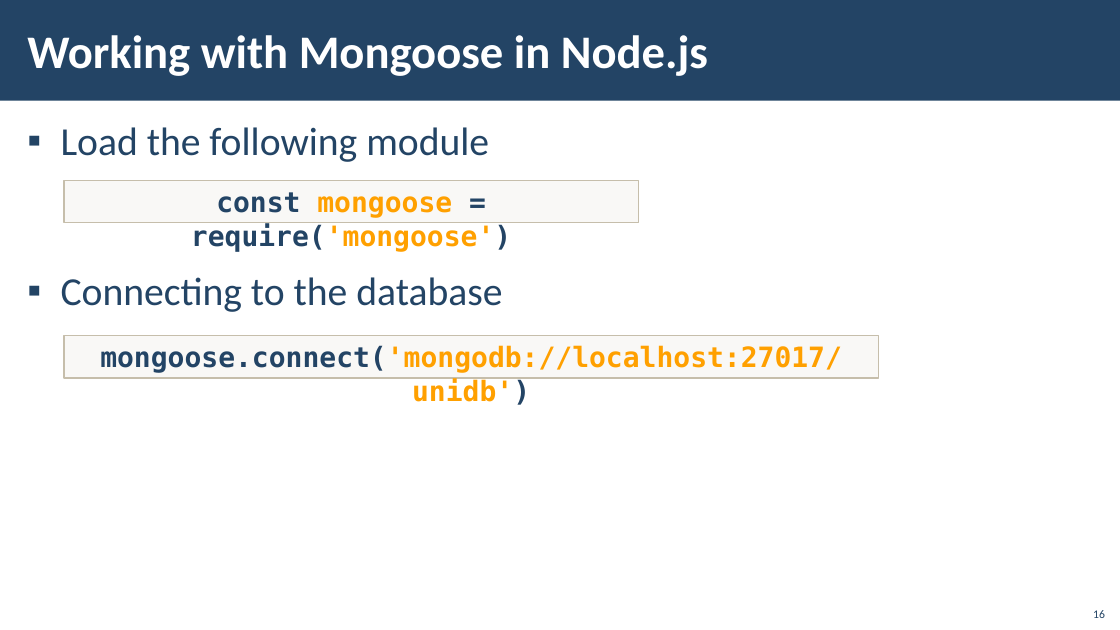
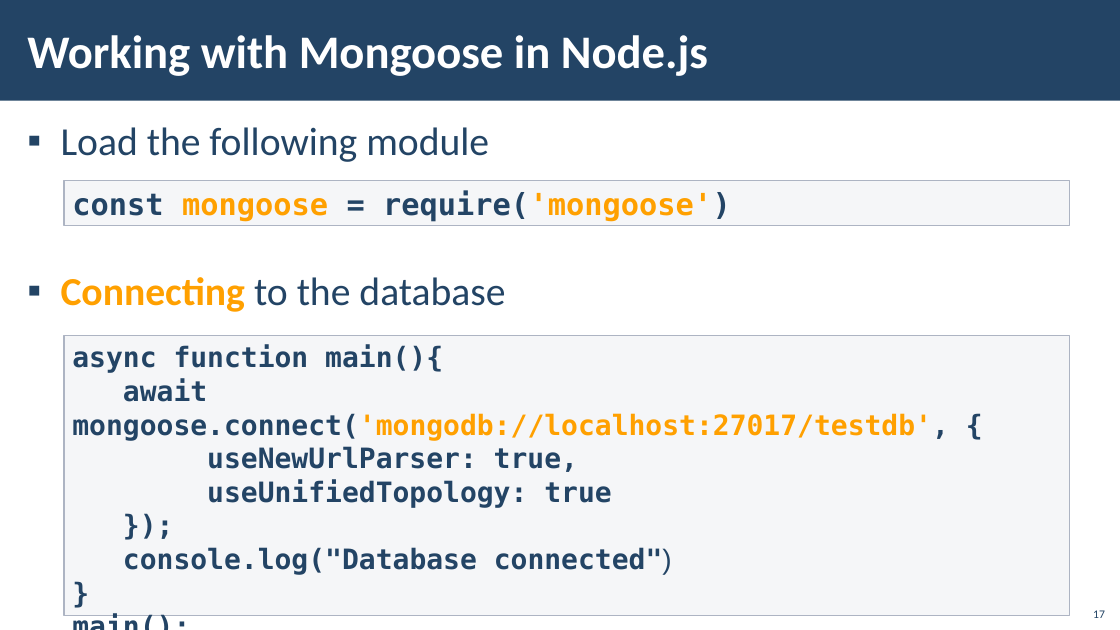
Before and after one commit to ErayErol/Software-University-Courses, a slide deck: slide 17 of 2021.09 - [ JS Back End ]/05 - [ NoSQL And MongoDB ]/00 - [ Resources ]/Presentation.pptx (slide 16 before the commit). Drawn at 1120x630 pixels with LibreOffice and Linux fonts; fonts in the diff are those of the drawing; background and template pictures are left out. Boxes give left, top, right and bottom in pixels: in the first picture for what was removed or moved away, otherwise in the second. Text is boxed around its words. In the diff, an @@ line names an element or a change of style, - is before the commit and + after.

```diff
--- a/2021.09 - [ JS Back End ]/05 - [ NoSQL And MongoDB ]/00 - [ Resources ]/Presentation.pptx
+++ b/2021.09 - [ JS Back End ]/05 - [ NoSQL And MongoDB ]/00 - [ Resources ]/Presentation.pptx
@@ rectangle "const mongoose = require('mongoose')": place and size @@
-rectangle "const mongoose = require('mongoose')" at [64, 181, 639, 223]
+rectangle "const mongoose = require('mongoose')" at [64, 181, 1070, 226]
@@ rectangle "const mongoose = require('mongoose')" at [64, 181, 1070, 226]: size 24 to 26 pt; alignment centre to left; fill #D9D4C6 at 15% opacity to #C2C7D2 at 15% opacity; outline #C6BEAB 1 pt to #ADB4C3 1 pt @@
@@ text at [61, 277, 505, 312]: text colour #234465 to #FFA000, bold on in "Connecting" @@
@@ rectangle "async function main(){": place and size @@
-rectangle "async function main(){" at [64, 336, 878, 378]
+rectangle "async function main(){" at [64, 336, 1070, 616]
@@ rectangle "async function main(){" at [64, 336, 1070, 616]: fill #D9D4C6 at 15% opacity to #C2C7D2 at 15% opacity; outline #C6BEAB 1 pt to #ADB4C3 1 pt @@
@@ text in rectangle at [72, 345, 949, 575]: text changed; text colour #FFA000 to #234465 @@
-mongoose.connect('mongodb://localhost:27017/unidb')
+async function main(){
+await mongoose.connect('mongodb://localhost:27017/testdb', {
+useNewUrlParser: true,
+useUnifiedTopology: true
+});
+console.log("Database connected")
+}
+main();
@@ page number at [1093, 610, 1105, 618]: text changed @@
-16
+17
```
Also in this commit, not shown: 21 other slides changed, 6 slides added.
